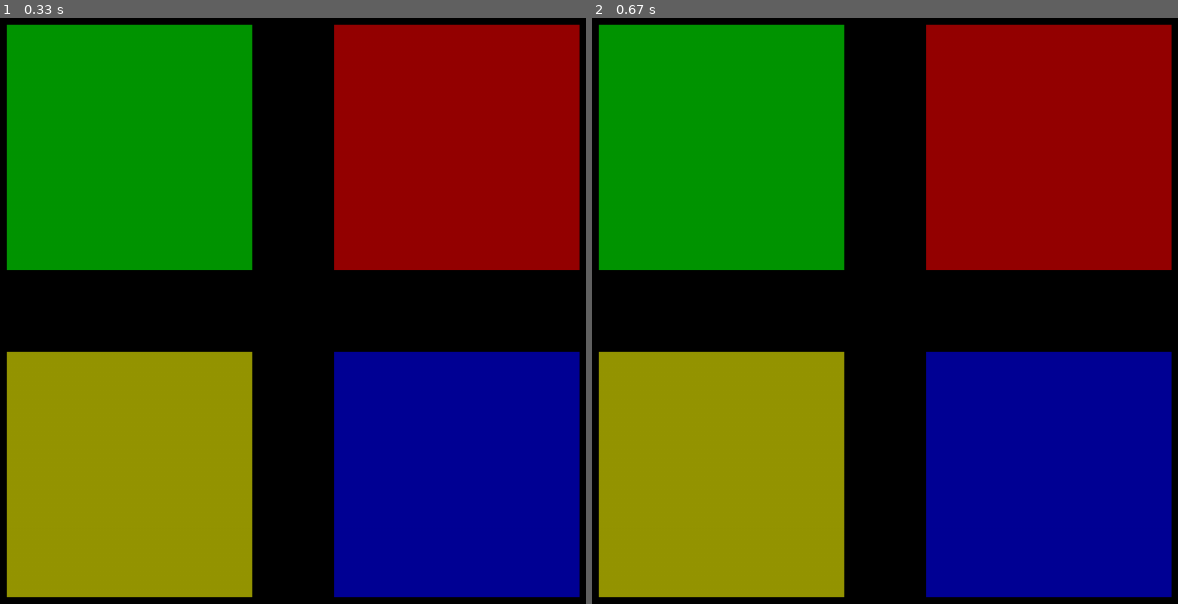
Above: before the commit, frames 1-2 (left to right).
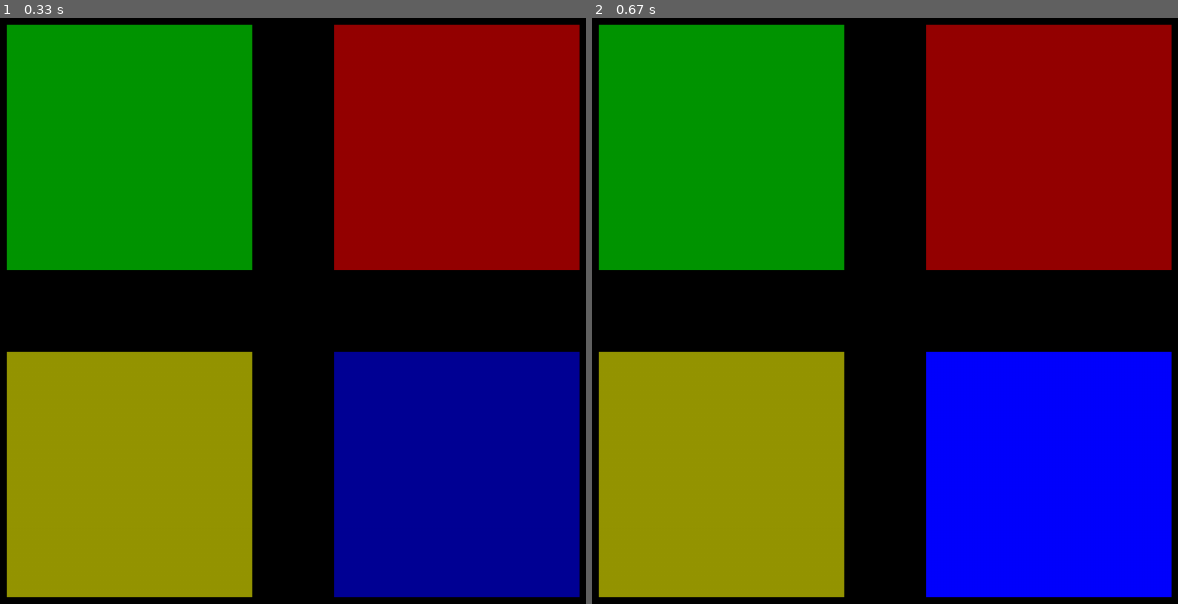
Above: after the commit, the same moments.

Repository: big-papa/cs20-class-demos-fall2018
Game: pygame game, started from simon.py
Two runs of this game, one before a commit and one after it. Both use one fixed random seed, a clock stepped at 60 frames per second and the inputs below.
Inputs (mouse positions are in pixels of both pictures, inside the frame that each line leads up to):
- Up to frame 1 (0.33 s): no input
- Up to frame 2 (0.67 s): click (1049, 475) at 0.38 s

Frame 1 is identical in both runs. In frame 2, 18% of the frame differs, in the area x 56-99%, y 56-99%.

Commit message:
Update simon.py

Diff:
--- a/simon.py
+++ b/simon.py
@@ -3,7 +3,7 @@
 #G R
 #Y B
 
-import pygame, sys
+import pygame, sys, time
 from pygame.locals import *
 
 def display_regular_buttons():
@@ -21,6 +21,8 @@
         pygame.draw.rect(DISPLAYSURF, YELLOWFLASH, yellow_button)
     elif which_button == "blue":
         pygame.draw.rect(DISPLAYSURF, BLUEFLASH, blue_button)
+    pygame.display.update()
+    pygame.time.wait(2000)
 
 def which_button_was_pressed(x, y):
     if green_button.collidepoint( (x, y) ):
